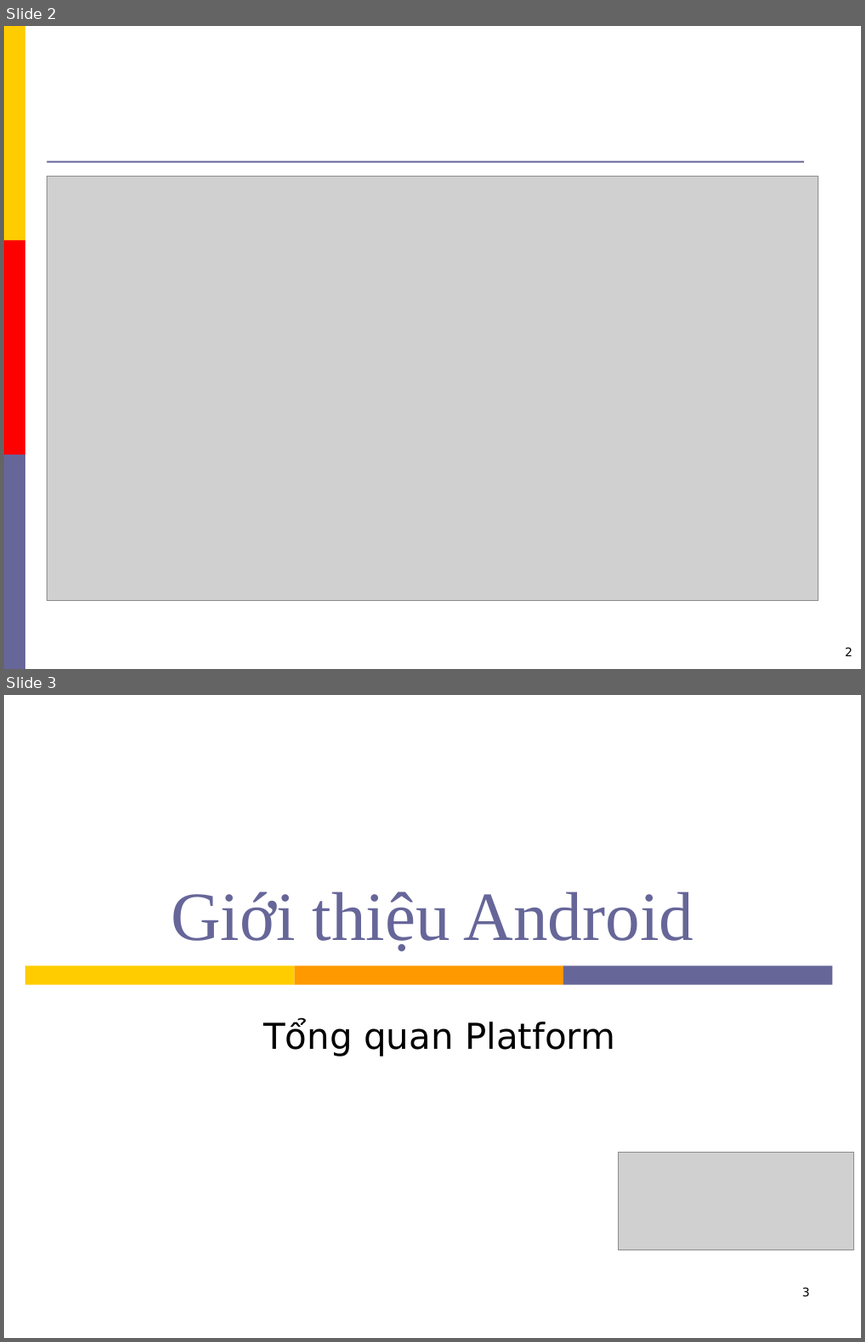
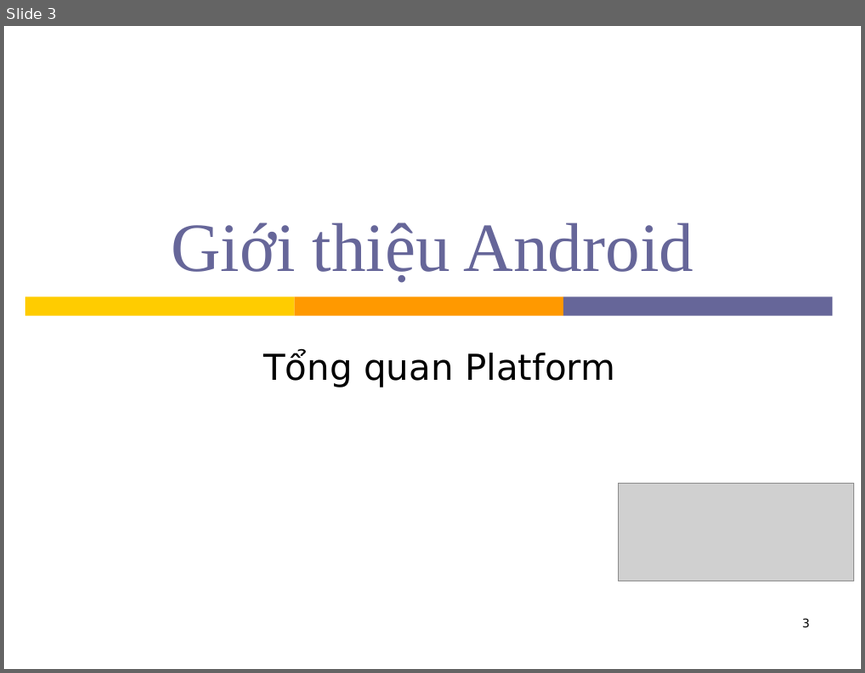
Before and after one commit to hungdien/google-map-api-and-map-on-android, a slide deck: Reports/Presentation.ppt. Shown one above the other, each under a label of ours: slides 2 and 3 before the commit, slide 3 after it. The pictures are 865x1342 and 865x673 pixels, drawn with LibreOffice and Linux fonts; fonts in the diff are those of the drawing; grey boxes stand for pictures; background and template pictures are left out. Boxes give left, top, right and bottom in pixels: in the first picture for what was removed or moved away, otherwise in the second. Text is boxed around its words. In the diff, an @@ line names an element or a change of style, - is before the commit and + after.

```diff
--- a/Reports/Presentation.ppt
+++ b/Reports/Presentation.ppt
@@ slide 2 removed at <box>4,26,861,669</box>, background #FFFFFF @@
@@ rectangle removed at <box>4,26,25,240</box> @@
@@ line removed from (46, 161) to (803, 161) @@
@@ picture removed at <box>46,176,818,600</box> @@
@@ rectangle removed at <box>4,240,25,454</box> @@
@@ rectangle removed at <box>4,454,25,669</box> @@
@@ page number removed at <box>845,646,852,656</box> @@
-2
```
Also in this commit, not shown: 3 slides changed, 9 slides added, 3 other slides removed.
